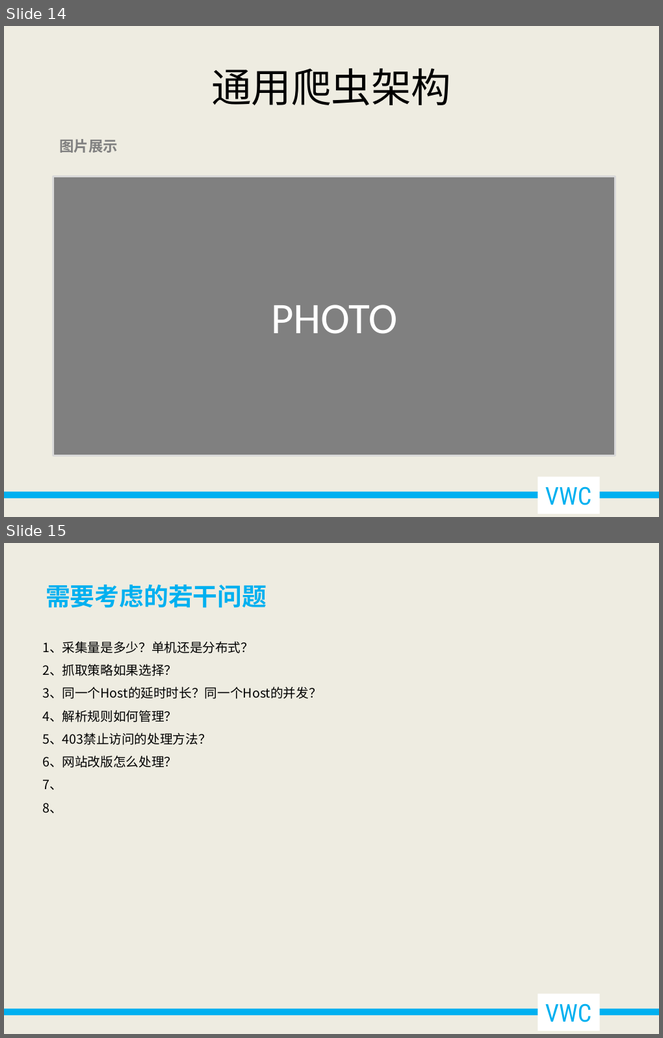
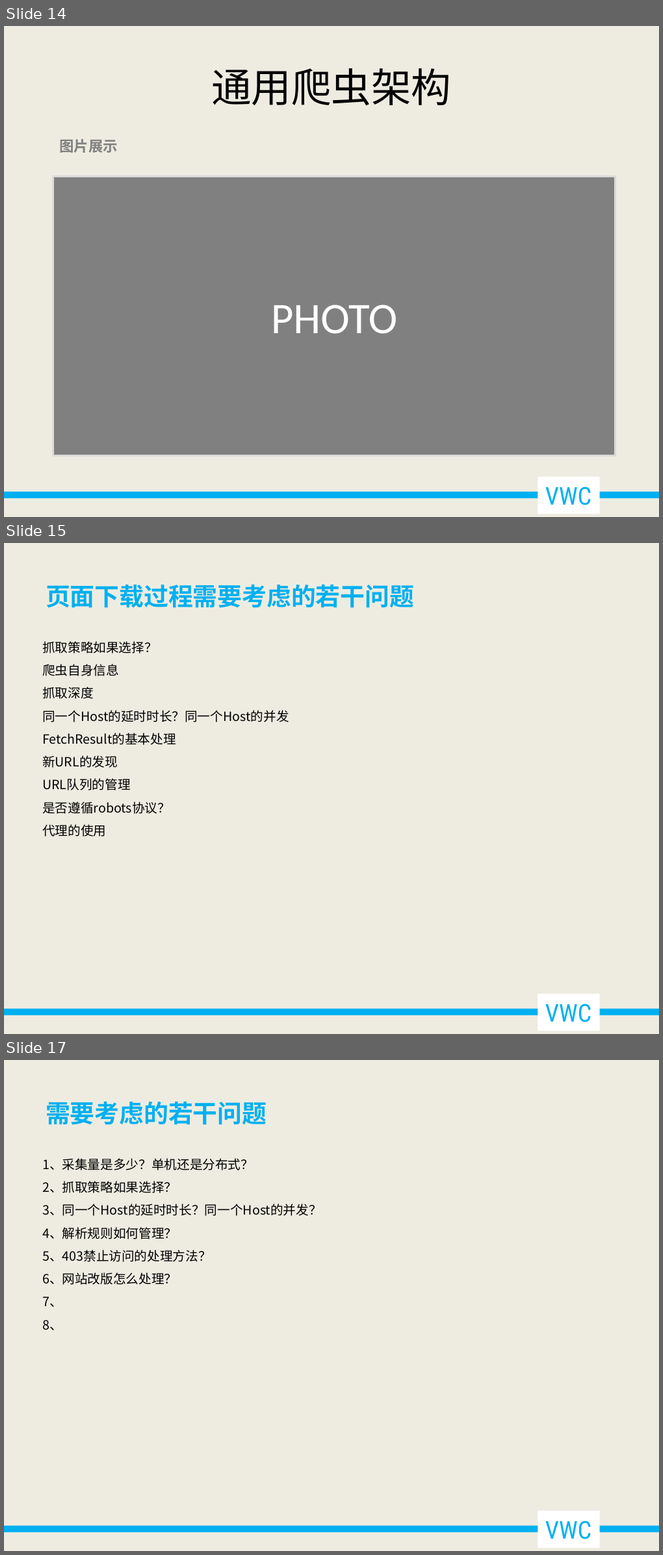
Before and after one commit to qingyu1229/qingyu1229.github.io, a slide deck: _posts/spider/细说垂直型网络爬虫.pptx. Shown one above the other, each under a label of ours: slides 14 and 15 before the commit, slides 14, 15 and 17 after it; the slides between them are not shown. The pictures are 663x1038 and 663x1555 pixels, drawn with LibreOffice and Linux fonts; fonts in the diff are those of the drawing. Boxes give left, top, right and bottom in pixels: in the first picture for what was removed or moved away, otherwise in the second. Text is boxed around its words. In the diff, an @@ line names an element or a change of style, - is before the commit and + after.

Commit message:
添加爬虫演讲稿

```diff
--- a/_posts/spider/细说垂直型网络爬虫.pptx
+++ b/_posts/spider/细说垂直型网络爬虫.pptx
@@ slide 15 added at (4, 543, 659, 1034), background #EEECE1; not listed: 2 template elements that a slide beside it also shows @@
@@ text added at (46, 585, 414, 608), 27 pt, text #00B0F0, bold @@
+页面下载过程需要考虑的若干问题
@@ text added at (42, 641, 289, 837), 14 pt, text #000000 @@
+抓取策略如果选择？
+爬虫自身信息
+抓取深度
+同一个Host的延时时长？同一个Host的并发
+FetchResult的基本处理
+新URL的发现
+URL队列的管理
+是否遵循robots协议？
+代理的使用
@@ what was slide 15 is now slide 17 @@
```
Also in this commit, not shown: 1 other slide added.
